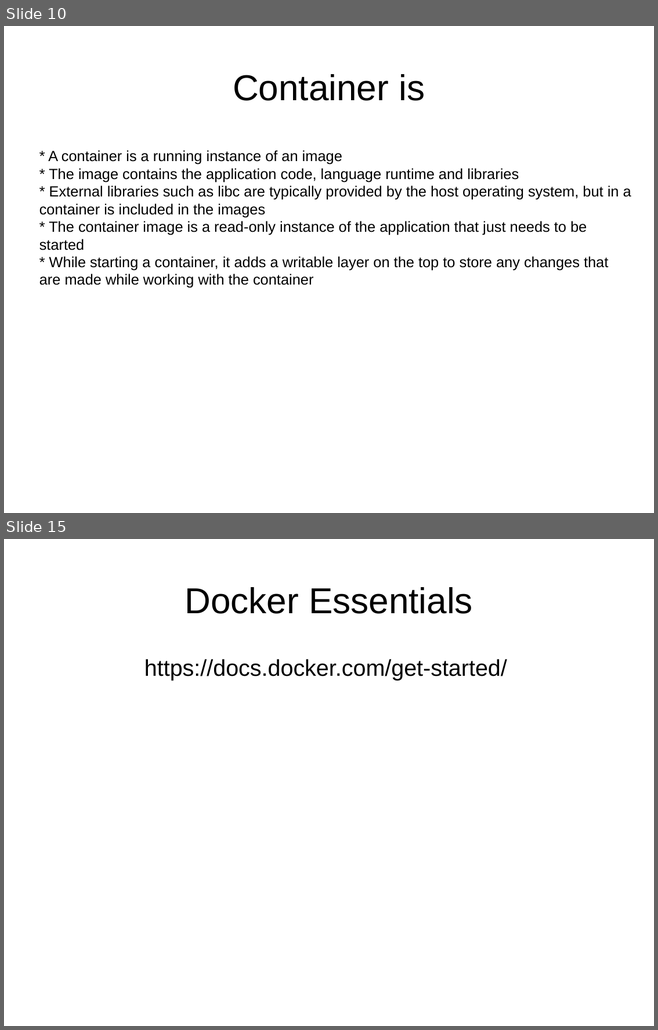
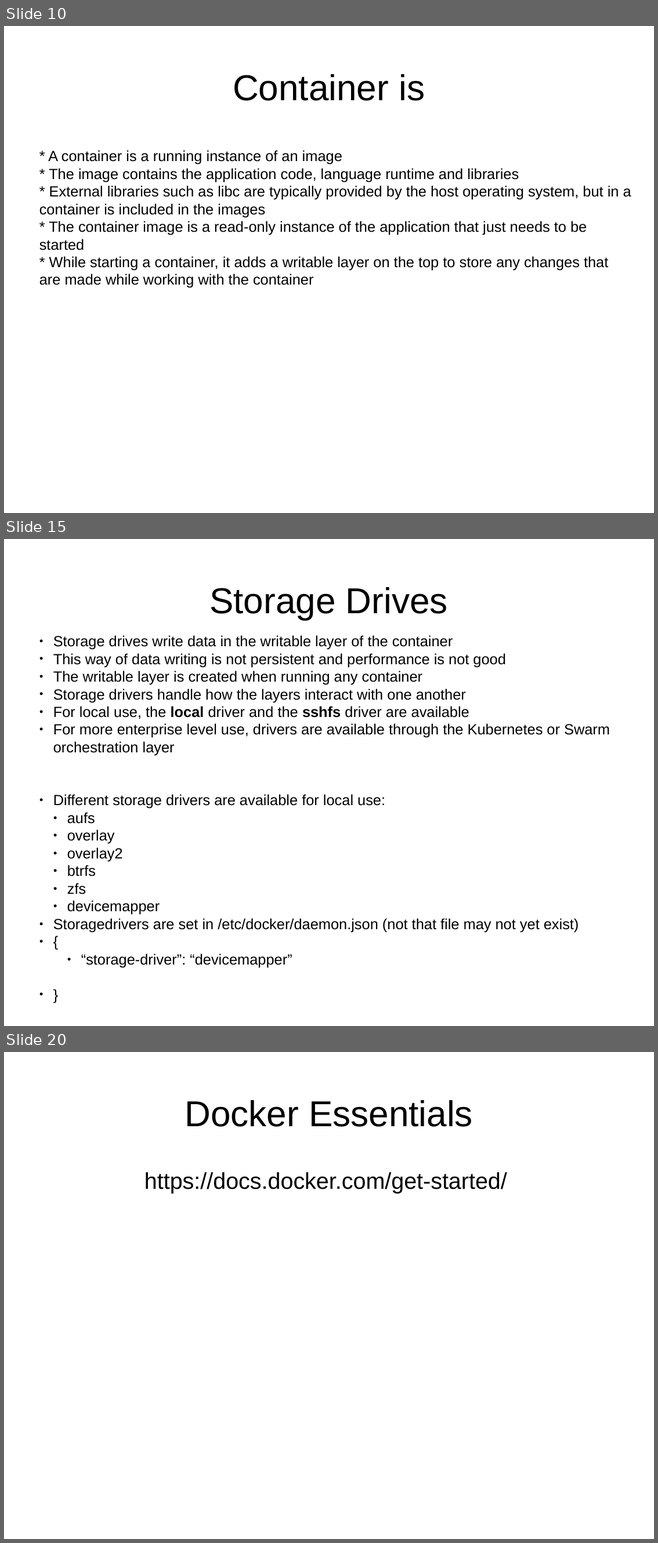
Before and after one commit to j-avdeev/DevOps, a slide deck: Lec presentations/DevOps - lec2 - RAID VM Docker.odp. Shown one above the other, each under a label of ours: slides 10 and 15 before the commit, slides 10, 15 and 20 after it; the slides between them are not shown. The pictures are 658x1030 and 658x1543 pixels, drawn with LibreOffice and Linux fonts; fonts in the diff are those of the drawing. Boxes give left, top, right and bottom in pixels: in the first picture for what was removed or moved away, otherwise in the second. Text is boxed around its words. In the diff, an @@ line names an element or a change of style, - is before the commit and + after.

Commit message:
upd Docker presentation

```diff
--- a/Lec presentations/DevOps - lec2 - RAID VM Docker.odp
+++ b/Lec presentations/DevOps - lec2 - RAID VM Docker.odp
@@ slide 15 added at [4, 539, 654, 1026], background #FFFFFF @@
@@ title added at [209, 587, 448, 620], 44 pt, text #000000 @@
+Storage Drives
@@ text added at [53, 635, 610, 968], 18 pt, text #000000 @@
+● Storage drives write data in the writable layer of the container
+● This way of data writing is not persistent and performance is not good
+● The writable layer is created when running any container
+● Storage drivers handle how the layers interact with one another
+● For local use, the local driver and the sshfs driver are available
+● For more enterprise level use, drivers are available through the Kubernetes or Swarm orchestration layer
+● Different storage drivers are available for local use:
+  ● aufs
+  ● overlay
+  ● overlay2
+  ● btrfs
+  ● zfs
+  ● devicemapper
+● Storagedrivers are set in /etc/docker/daemon.json (not that file may not yet exist)
+● {
+    ● “storage-driver”: “devicemapper”
+● }
@@ what was slide 15 is now slide 20 @@
```
Also in this commit, not shown: 4 slides changed, 4 other slides added, 2 other files.
